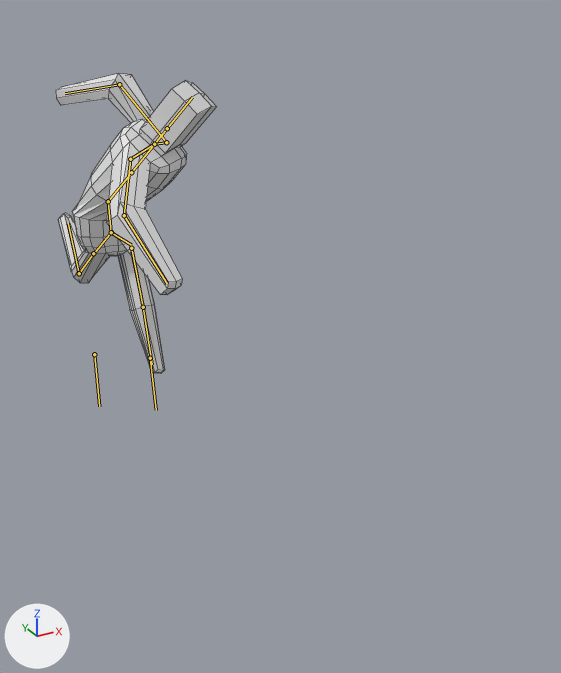
Two versions of the Blender file Assets/Models/Player/Blender/new_model.blend, one commit apart.
Camera for both pictures: a 50 mm lens placed at (-4.96, -17.05, 8.16), pointed at (1.23, -5.79, 2.53). Every picture has the same lights, and +X, +Y and +Z are marked at lower left. Both versions are drawn at frame 25 of the action 'RunningPunch'; the numbers are the values there. The bones that bend it are drawn over the model as lines. Mesh edges are drawn as thin lines.
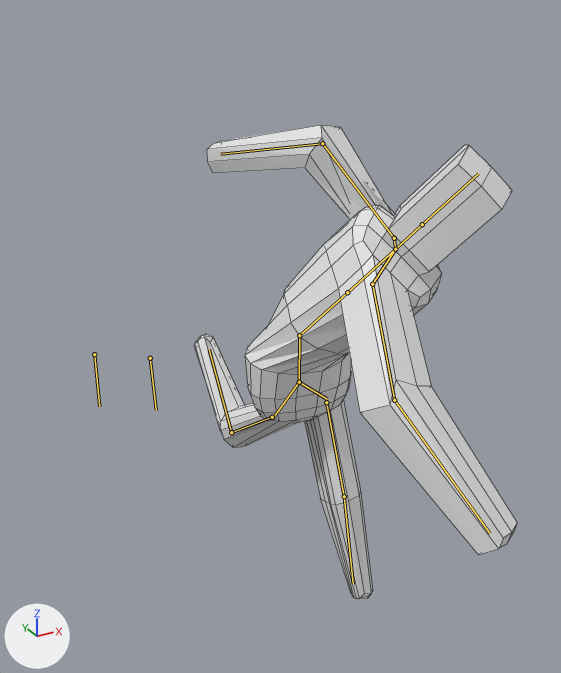
Patch to the scene script:
```diff
--- a/Assets/Models/Player/Blender/new_model.blend.py
+++ b/Assets/Models/Player/Blender/new_model.blend.py
@@ bone_pelvis @@
 bone_pelvis = bpy.data.objects['Armature.001'].pose.bones['Pelvis']
-bone_pelvis.location = (0.0, -0.18, 0.0)
+bone_pelvis.location = (0.0, -0.18, 8.63)
@@ bone_upperarm_r @@
 bone_upperarm_r = bpy.data.objects['Armature.001'].pose.bones['UpperArm_R']  # child of 'Shoulder_R'
-bone_upperarm_r.rotation_quaternion = (0.935, 0.272, 0.026, 0.146)  # degrees (32, -2, 17)
+bone_upperarm_r.rotation_quaternion = (0.931, 0.271, 0.031, 0.125)  # degrees (32, -1, 15)
```

Changed parts and their boxes [x1, y1, x2, y2] in the pictures (561 x 673 px):
'Cube', posed (101% wider, 58% taller)
    before: [56, 73, 216, 373]
    after: [194, 125, 517, 599]
bone 'Pelvis', root to tip
    before: (111, 232) to (108, 201)
    after: (299, 382) to (299, 335)
bone 'UpperArm_R', root to tip
    before: (130, 159) to (124, 215)
    after: (372, 284) to (394, 400)
